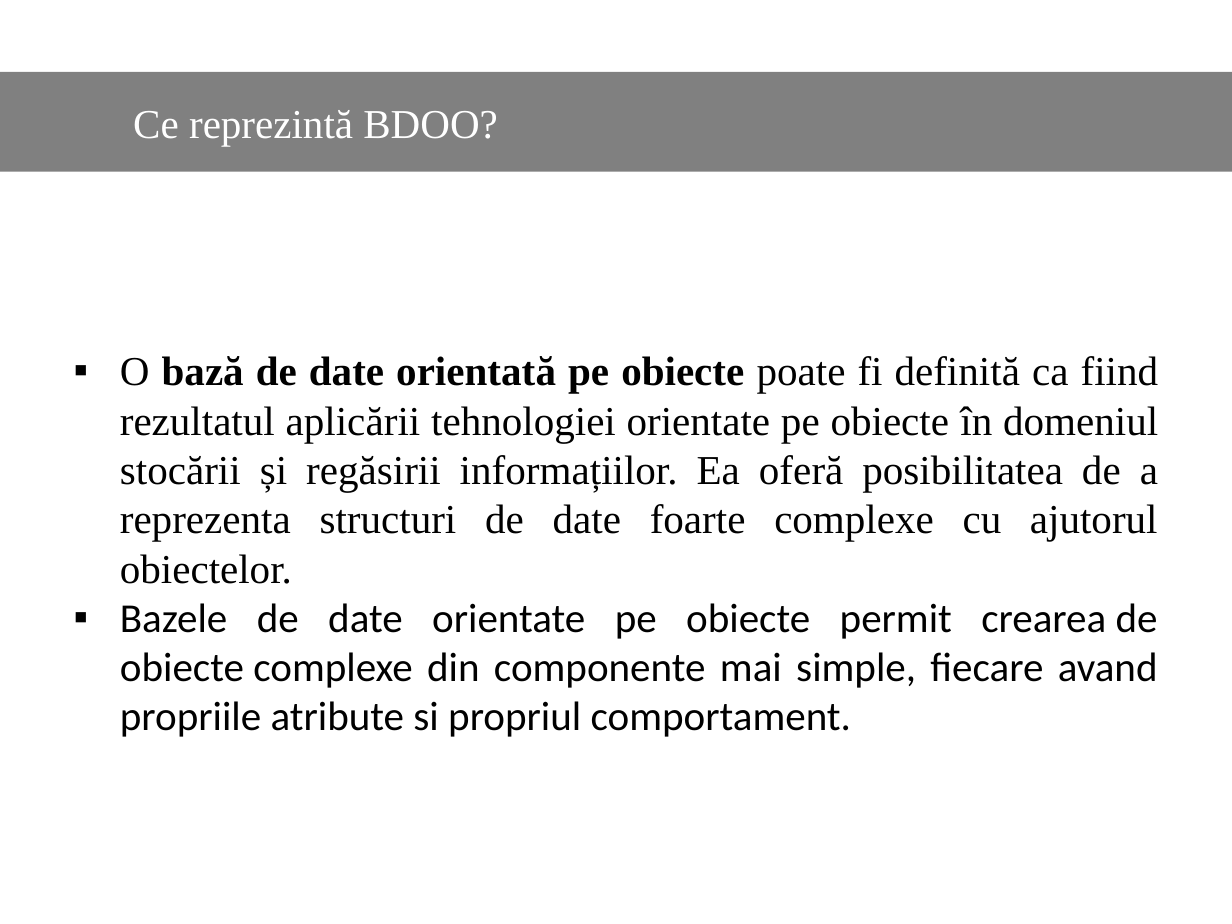
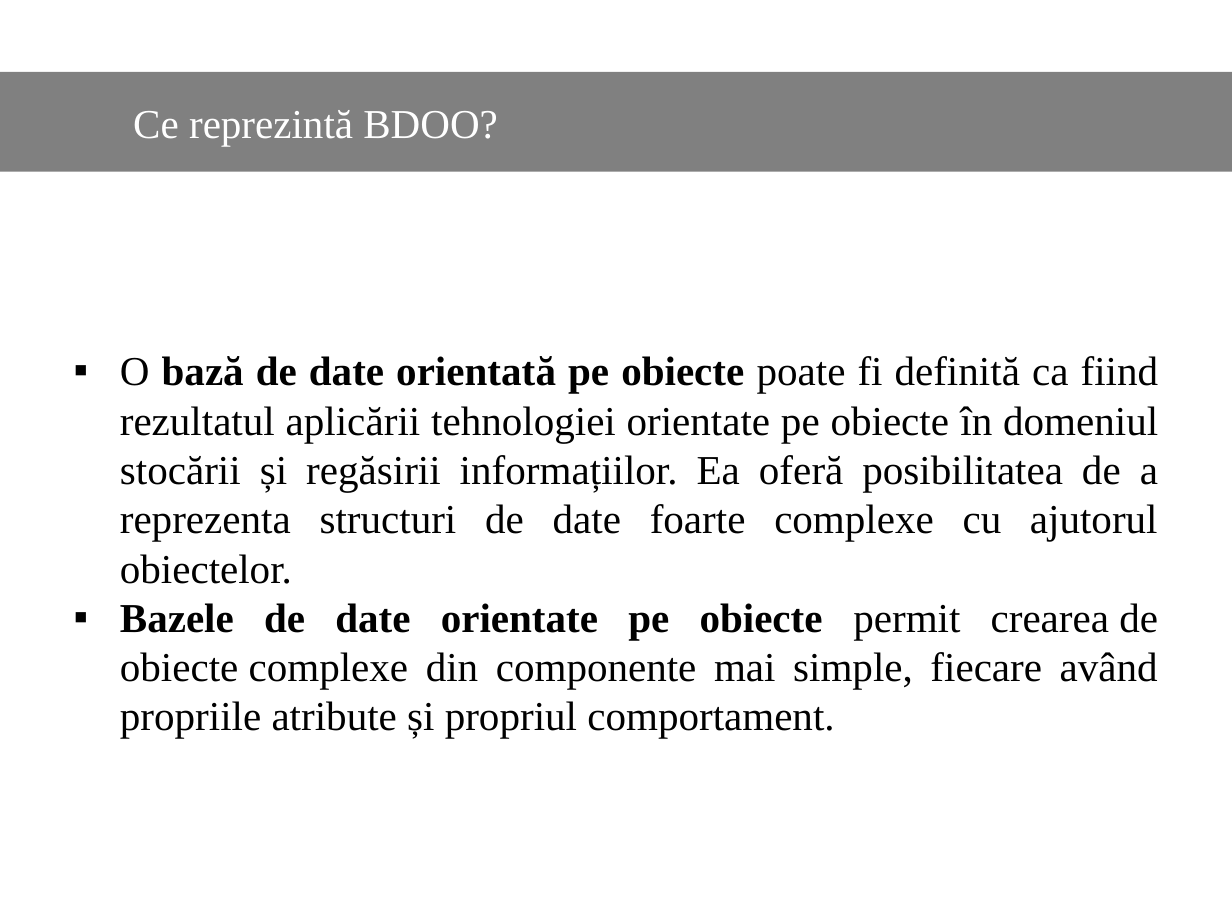
Before and after one commit to Dani25/BDOO, a slide deck: slide 3 of bdoo.pptx. Drawn at 1232x924 pixels with LibreOffice and Linux fonts; fonts in the diff are those of the drawing. Boxes give left, top, right and bottom in pixels: in the first picture for what was removed or moved away, otherwise in the second. Text is boxed around its words. In the diff, an @@ line names an element or a change of style, - is before the commit and + after.

```diff
--- a/bdoo.pptx
+++ b/bdoo.pptx
@@ text at (120, 603, 1158, 738): text changed; font Calibri to Times New Roman @@
-▪ Bazele de date orientate pe obiecte permit crearea de obiecte complexe din componente mai simple, fiecare avand propriile atribute si propriul comportament.
+▪ Bazele de date orientate pe obiecte permit crearea de obiecte complexe din componente mai simple, fiecare având propriile atribute și propriul comportament.
```
Also in this commit, not shown: 8 other slides changed.
